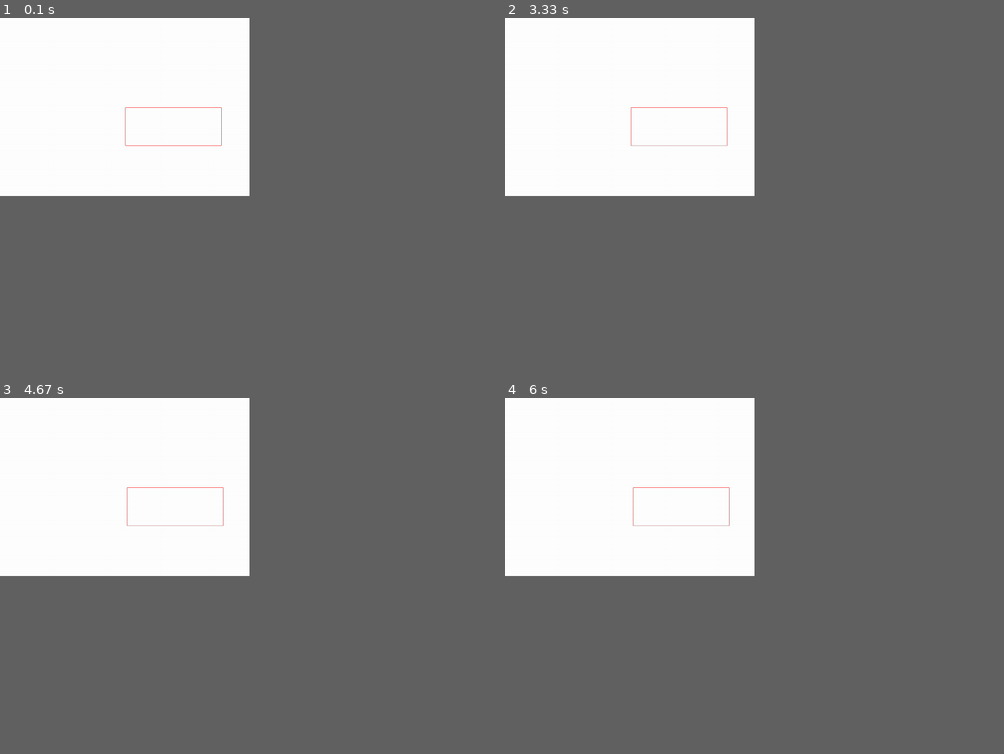
Above: before the commit, frames 1-4 (two rows, left to right).
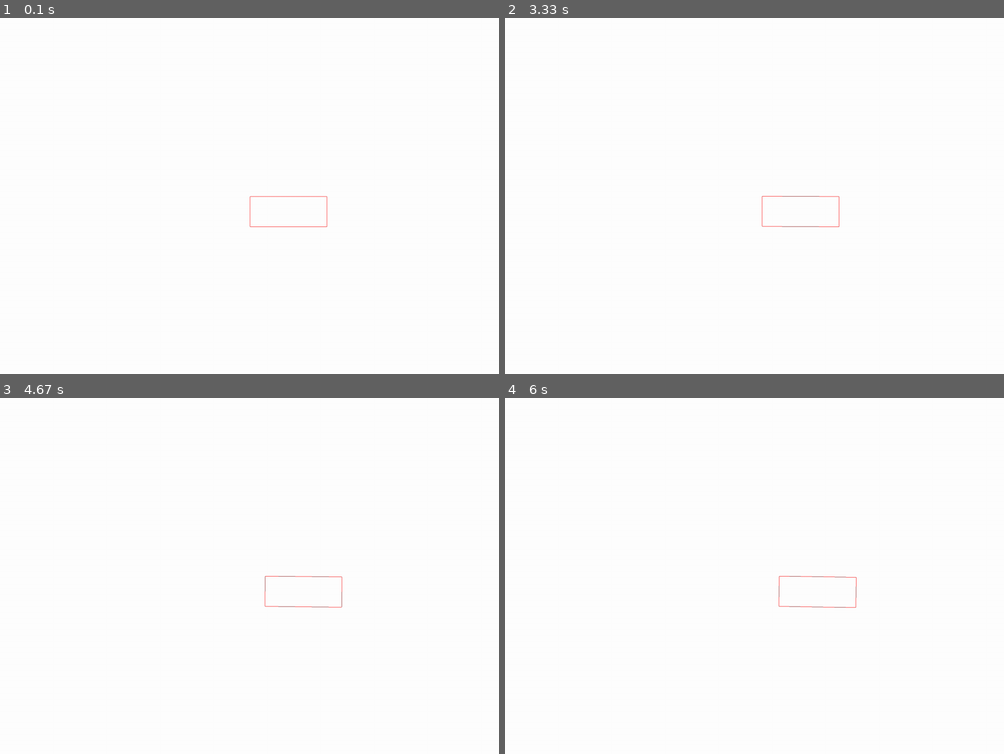
Above: after the commit, the same moments.

Repository: calumroy/vehicle_sim_pygame
Game: pygame game, started from vehicle_sim.py
The game is run twice, just before and just after one commit, with the same random seed, the same clock (stepped at 60 frames per second) and the same inputs.
Inputs:
- Up to frame 1 (0.1 s): no input
- Up to frame 2 (3.33 s): hold Right 0.33-0.8 s; hold Up 0.83-1.3 s; hold Right 1.33-1.8 s; hold Left 1.83-2.37 s; hold Down 2.4-2.7 s; hold Left 2.73-3.13 s; hold Up from 3.17 s (still down)
- Up to frame 3 (4.67 s): release Up at 3.53 s; hold Right 3.57-4.2 s; hold Down 4.23-4.6 s; hold Left from 4.63 s (still down)
- Up to frame 4 (6 s): release Left at 5.1 s; hold Right 5.13-5.6 s; hold Up 5.63-5.93 s; hold Right from 5.97 s (still down)
In our replay, the window is 450x321 before the commit and 900x642 after it. These sizes can differ from the game's own. Grey fills any space a smaller window leaves; there, only what the larger window draws over its background counts as a difference.

The runs differ from the first frame. In frame 1, 0.2% of the frame differs, in the area x 25-66%, y 25-59%; in frame 2, 0.2%; in frame 3, 0.2%; in frame 4, 0.2%.

Commit message:
Finally got vehicle sim driving

Diff:
--- a/model_integrator.py
+++ b/model_integrator.py
@@ -106,9 +106,10 @@
 
         alpha_f = self.getSlipAngleFront(x, u)
         F_y = self.params["Df"] * math.sin(self.params["Cf"] * math.atan(self.params["Bf"] * alpha_f ))
+        F_y = F_y * self.params["mass"]
         # Rear wheel drive vehicle so no forwards force on the front tires.
         F_x = 0.0
-
+        #print(" getForceFront fx,fy = {0}, {1}  alpha_f = {2}".format(F_x,F_y,alpha_f))
         f_tire = TireForces(F_x, F_y)
         return f_tire
 
@@ -116,6 +117,7 @@
 
         alpha_r = self.getSlipAngleRear(x, u)
         F_y = self.params["Dr"] * math.sin(self.params["Cr"] * math.atan(self.params["Br"] * alpha_r ))
+        F_y = F_y * self.params["mass"]
         # Rear wheel drive vehicle with a force related to the control input force on rear wheels u["Fx"]
         #F_x = self.params["Cm1"]*u["Fx"] - self.params["Cm2"]*u["Fx"]*x["vx"]  # - param_.Cr0 - param_.Cr2*std::pow(x.vx,2.0);
         F_x = u["Fx"]  # Perfect control simulated. The exact rear wheel desired force is acheived.
@@ -184,13 +186,13 @@
             u(dict vehicle controls): The control input structure
             ts (int): The time step length [seconds]
         """
-        print(" before sim car.state[phi] = {0}".format(x["phi"]))
-        print(" before sim car.state[r] = {0}".format(x["r"]))
+        #print(" before sim car.state[phi] = {0}".format(x["phi"]))
+        #print(" before sim car.state[r] = {0}".format(x["r"]))
         x_next = x
         integration_steps = (int)(ts/self.fine_time_step_)
         if(ts/self.fine_time_step_ != integration_steps):
-            print("Warning")
+            print("Warning ts/self.fine_time_step_{0} integration_steps = {1}".format(ts/self.fine_time_step_,integration_steps))
         for i in range(0,integration_steps):
             x_next = self.RK4(x_next,u,self.fine_time_step_)
-        print(" after sim car.state[x] = {0}".format(x_next["x"]))
+        #print(" after sim car.state[x] = {0}".format(x_next["x"]))
         return x_next
--- a/plot_pacejka/interactive_plot_pacejka.py
+++ b/plot_pacejka/interactive_plot_pacejka.py
@@ -30,7 +30,7 @@
 # Driving of the real vehicle.
 Br = 11.0
 Cr = 1.4
-Dr = 0.45
+Dr = 0.5
 
 Bf = 2.579
 Cf = 1.2
@@ -47,7 +47,7 @@
 alpha_f = np.arctan(np.divide((vy - lf*r),vx) - delta)
 
 # JUST PLOT THE LATERAL FORCE VS SLIP ANGLE
-max_alpha_r = 0.79  # radians 0.79 rads = 45 degs
+max_alpha_r = 5*0.79  # radians 0.79 rads = 45 degs
 max_alpha_f = 2*0.79  # radians
 alpha_r = np.linspace(-max_alpha_r, max_alpha_r, num_steps)
 alpha_f = np.linspace(-max_alpha_f, max_alpha_f, num_steps)
@@ -65,19 +65,19 @@
 
                     dcc.Slider(id='slider_input_Br',
                                 min=0,
-                                max=10,
+                                max=15,
                                 step=0.005,
                                 value=Br,
                     ),
                     dcc.Slider(id='slider_input_Cr',
                                 min=0,
-                                max=10,
+                                max=3,
                                 step=0.005,
                                 value=Cr,
                     ),
                     dcc.Slider(id='slider_input_Dr',
                                 min=0,
-                                max=10,
+                                max=3,
                                 step=0.005,
                                 value=Cr,
                     )
--- a/vehicle_sim.py
+++ b/vehicle_sim.py
@@ -8,6 +8,7 @@
 import random
 from collections import deque
 import model_integrator as mi
+import math
 
 # Define some colors
 BLACK = (0, 0, 0)
@@ -24,11 +25,11 @@
 print("frames_per_sim_update = {0}".format(frames_per_sim_update))
 
 # Set the width and height of the screen [width, height]
-size = (700, 500)
+size = (2*700, 2*500)
 screen = pygame.display.set_mode(size)
-pixel_to_meters_scale = 50.0  # The number of pixels per simulated meter.
-newtons_per_key_press = 1000.0
-rads_per_key_press = 0.04
+pixel_to_meters_scale = 40.0  # The number of pixels per simulated meter.
+newtons_per_key_press = 200.0
+rads_per_key_press = 0.02
 
 pygame.display.set_caption("Vehicle Sim")
 
@@ -49,6 +50,8 @@
 
 # Start at a negative y position since the screens top left pos is (0,0)
 start_pos = (float(size[0]/2.0),-1.0*float(size[1]/2.0))
+# Convert the start pos to coordinates for the vehicle
+start_pos = (start_pos[0] / pixel_to_meters_scale, start_pos[1] / pixel_to_meters_scale)
 car = mi.Vehicle(start_pos)
 
 def update(car, update_sim_period):
@@ -110,10 +113,10 @@
                 keys["up"] -= 1.0
             elif event.key == pygame.K_LEFT:
                 keys["left"] += 1.0
-                keys["right"] = 0.0
+                keys["right"] -= 1.0
             elif event.key == pygame.K_RIGHT:
                 keys["right"] += 1.0
-                keys["left"] = 0.0
+                keys["left"] -= 1.0
             elif event.key == pygame.K_q:
                 done = True
 
@@ -132,9 +135,9 @@
     # --- Drawing code should go here
     fill = True
     border_radius = 2
-    rotation_angle = car.state["phi"]
-    # Negate the y posiitons since pygame uses downwards as positive y direction.
-    rect_state = (car.state["x"],-1.0*car.state["y"],
+    rotation_angle = car.state["phi"] * 180.0 / math.pi  # Convert from radians to degrees.
+    # Negate the y positions since pygame uses downwards as positive y direction.
+    rect_state = (car.state["x"] * pixel_to_meters_scale,-1.0*car.state["y"] * pixel_to_meters_scale,
                   car.params["car_l"]*pixel_to_meters_scale,
                   car.params["car_w"]*pixel_to_meters_scale)
     angle_offset = (0.0, 0.0)
Not shown, changed: README.md
